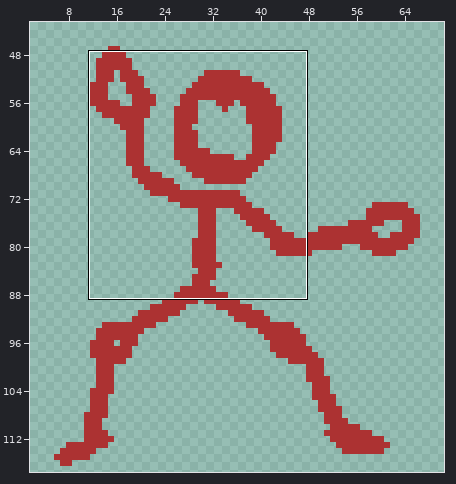
Two versions of one pixel-art file, WIP/prodigy.aseprite. Above: a wide view before the commit, with the close-up outlined.
Close-up. Before:
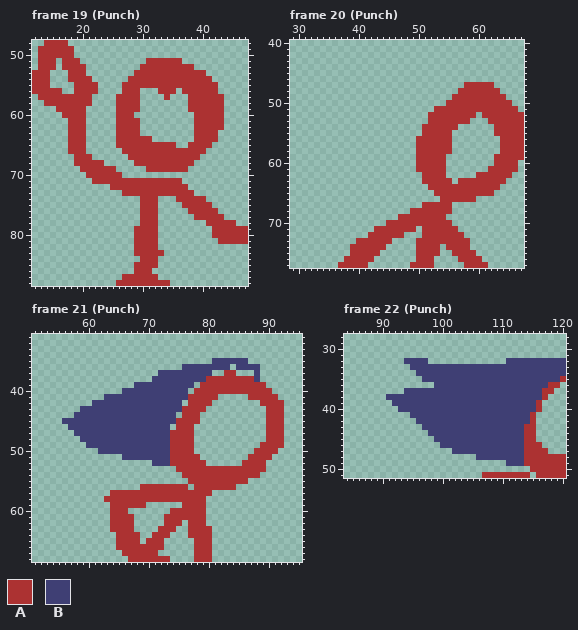
239x118 pixels, 37 frames. Colours within 5 levels of each other are drawn and written as one. Shown: frame 19 (Punch): x 12..47, y 48..88; frame 20 (Punch): x 29..67, y 40..77; frame 21 (Punch): x 51..95, y 31..68; frame 22 (Punch): x 84..120, y 28..51. The wide view leaves out empty margins. The commit also changed other frames or places, which this record leaves out.
Visible layers, top first: "Layer 10 Copy", "Layer 10", "Layer 9" opacity 57%, "Layer 11" opacity 55%, "Layer 8", "Layer 2", "Layer 1", "Layer 6", "Layer 3", "Layer 7", "Layer 4", "Layer 5", "Layer".
Palette (. is transparent): A #ac3232  B #3f3f74
Pixels before, frame 19 (Punch), first column x 12:
48 ..AAAA..............................
49 .AAAAAA.............................
50 .AAAAAA.............................
51 .AAA.AAA...........AAAAAA...........
52 .AAA.AAAA.........AAAAAAAAA.........
53 AAA...AAA........AAAAAAAAAAAA.......
54 AAA...AAAA......AAAAAAAAAAAAAA......
55 AAA....AAAA....AAAAAAAAAAAAAAAA.....
56 AAAAA..AAAA....AAA...AAA.AAAAAA.....
57 .AAAAAAAAA....AAAA....A...AAAAAA....
58 ..AAAAAAAA....AAAA........AAAAAA....
59 ....AAAAA.....AAAA........AAAAAA....
60 .....AAAA.....AAA..........AAAAA....
61 ......AAA.....AAAA.........AAAAA....
62 ......AAA.....AAAA.........AAAAA....
63 ......AAA.....AAAA.........AAAA.....
64 ......AAA.....AAAAAA.......AAAA.....
65 ......AAA.....AAAAAAAAAA..AAAA......
66 ......AAA......AAAAAAAAAAAAAA.......
67 .......AAA......AAAAAAAAAAAA........
68 .......AAAAA.....AAAAAAAAAA.........
69 ........AAAAAA.....AAAAAAA..........
70 .........AAAAAA.....................
71 ..........AAAAAAAAAAAAAAA...........
72 .............AAAAAAAAAAAAA..........
73 ...............AAAAAAAAAAAA.........
74 ..................AAA...AAAAA.......
75 ..................AAA....AAAAA......
76 ..................AAA.....AAAAA.....
77 ..................AAA......AAAAA....
78 ..................AAA........AAAAA..
79 .................AAAA.........AAAAAA
80 .................AAAA.........AAAAAA
81 .................AAAA..........AAAAA
82 .................AAAA...............
83 .................AAAAA..............
84 ..................AAA...............
85 .................AAAA...............
86 .................AAA................
87 ...............AAAAAA...............
88 ..............AAAAAAAAA.............
Pixels before, frame 20 (Punch), first column x 37:
47 .....................AAAAA.....
48 ....................AAAAAAA....
49 ...................AAAAAAAAA...
50 ..................AAAAAAAAAAA..
51 ................AAAAAAAAAAAAAA.
52 ...............AAAAAAAA.AAAAAAA
53 ...............AAAAAAA...AAAAAA
54 ..............AAAAAA......AAAAA
55 ..............AAAAA.......AAAAA
56 .............AAAAAA........AAAA
57 .............AAAAAA........AAAA
58 .............AAAAAA........AAAA
59 .............AAAAA........AAAAA
60 .............AAAAA........AAAA.
61 .............AAAAA.......AAAAA.
62 ..............AAAA.....AAAAAA..
63 ..............AAAAA.AAAAAAAA...
64 ...............AAAAAAAAAAAA....
65 ................AAAAAAAAAA.....
66 .................AAAAAA........
67 ..............AAAAA............
68 ............AAAAAAA............
69 ..........AAAAAAAA.............
70 ........AAAAAAAAAAA............
71 ......AAAAAAA.AAAAAA...........
72 .....AAAAAA...AAAAAAA..........
73 ...AAAAAA....AAAAAAAAA.........
74 ..AAAAAA.....AAAA.AAAA.........
75 ..AAAAA......AAAA..AAAA........
76 .AAAAA.......AAA....AAAA.......
77 AAAAA.......AAAA.....AAAA......
Pixels before, frame 21 (Punch), first column x 56:
35 .........................BBBBBB......
36 ....................BBBBBBBB.BBBB....
37 ................BBBBBBBBB..AA...B....
38 ...............BBBBBBBBBAAAAAAAAB....
39 ............BBBBBBBBBB.AAAAAAAAAAA...
40 ..........BBBBBBBBBBB.AAAAAAAAAAAAA..
41 .......BBBBBBBBBBBBBBAAAAA.....AAAAA.
42 .....BBBBBBBBBBBBBBB.AAAA........AAAA
43 ...BBBBBBBBBBBBBBBBBAAAA..........AAA
44 ..BBBBBBBBBBBBBBBBB.AAA...........AAA
45 BBBBBBBBBBBBBBBBBBBAAAA...........AAA
46 .BBBBBBBBBBBBBBBBB.AAA............AAA
47 ..BBBBBBBBBBBBBBBBAAAA............AAA
48 ...BBBBBBBBBBBBBBBAAAA............AAA
49 ....BBBBBBBBBBBBBBAAAA...........AAAA
50 ......BBBBBBBBBBBBAAAA..........AAAA.
51 ..........BBBBBBBBAAAAA........AAAA..
52 ...............BBBAAAAAA......AAAA...
53 ...................AAAAAAAAAAAAAAA...
54 ....................AAAAAAAAAAAAA....
55 .....................AAAAAAAAAA......
56 .............AAAAAAAA.AAAAAAA........
57 ........AAAAAAAAAAAAAAAAA............
58 .......AAAAAAAAAAAAAAAAA.............
59 ........AAAAAA......AAAA.............
60 ........AAA.......AAAAAA.............
61 ........AAAA.....AAAAAAA.............
62 ........AAAA.....AAA.AAA.............
63 ........AAAA....AAA..AAAA............
64 .........AAAA..AAA...AAAA............
65 .........AAAA.AAA.....AAA............
66 .........AAAAAAAA.....AAA............
67 ..........AAAAAA......AAA............
68 ...........AAAAAAA....AAA............
Pixels before, frame 22 (Punch), first column x 91:
32 ...BBBB.............BBBBBBBBBB
33 ....BBBBBBBBBBBBBBBBBBBBBBBBBB
34 .....BBBBBBBBBBBBBBBBBBBBBBBBB
35 ......BBBBBBBBBBBBBBBBBBBBBBBA
36 ........BBBBBBBBBBBBBBBBBBBAA.
37 ...BBBBBBBBBBBBBBBBBBBBBBBAA..
38 BBBBBBBBBBBBBBBBBBBBBBBBBBA...
39 .BBBBBBBBBBBBBBBBBBBBBBBBA....
40 ..BBBBBBBBBBBBBBBBBBBBBBBA....
41 ....BBBBBBBBBBBBBBBBBBBBA.....
42 .....BBBBBBBBBBBBBBBBBBBA.....
43 ......BBBBBBBBBBBBBBBBBAA.....
44 .......BBBBBBBBBBBBBBBBAA.....
45 ........BBBBBBBBBBBBBBBAA.....
46 .........BBBBBBBBBBBBBBAAA....
47 ...........BBBBBBBBBBBBAAAA...
48 ...............BBBBBBBBAAAAAAA
49 ....................BBBAAAAAAA
50 ........................AAAAAA
51 ................AAAAAAAA.AAAAA
Once edited:
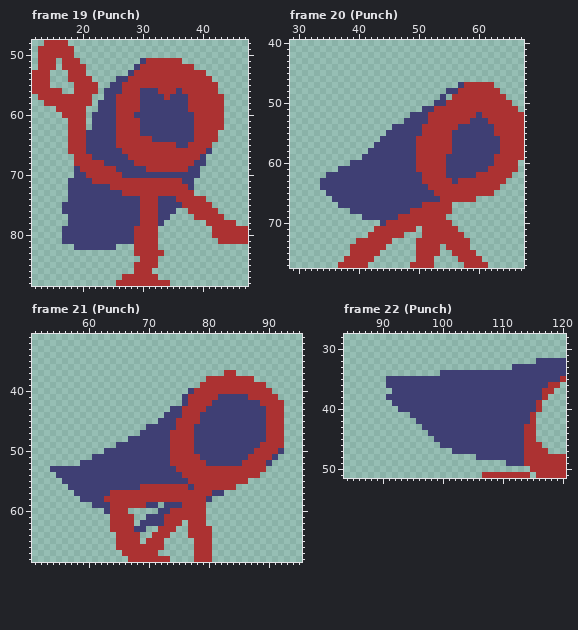
The commit says: Prodigy Strike VFX
Change:
layer "Layer 12" added
Changed rows in their new state; - is an unchanged pixel.
Frame 19 (Punch), layer "Layer 12":
first column x 17:
51 -------------B-----------
52 ------------B------------
53 -----------B-------------
54 ---------BB--------------
55 --------BB---------------
56 -------BBB---BBB---B-----
57 -------BB----BBBB-BBB----
58 ------BBB----BBBBBBBB----
59 ------BBB----BBBBBBBB----
60 -----BBBB---BBBBBBBBBB---
61 -----BBBB----BBBBBBBBB---
62 -----BBBB----BBBBBBBBB---
63 ----BBBBB----BBBBBBBBB---
64 ----BBBBB------BBBBBBB---
65 ----BBBBB----------BB----
66 ----BBBBBB--------------B
67 -----BBBBBB------------B-
68 -------BBBBB----------BB-
69 --B------BBBBB-------BB--
70 --BB------BBBBBBBBBBBBB--
71 -BBBB---------------BB---
72 -BBBBBBB-------------B---
73 -BBBBBBBBB---------------
74 -BBBBBBBBBBBB---BBB------
75 BBBBBBBBBBBBB---BBBB-----
76 BBBBBBBBBBBBB---BBB------
77 -BBBBBBBBBBBB---BB-------
78 -BBBBBBBBBBBB---B--------
79 BBBBBBBBBBBB-------------
80 BBBBBBBBBBBB-------------
81 BBBBBBBBBBBB-------------
82 --BBBBBBB----------------
Frame 20 (Punch), layer "Layer 12":
first column x 34:
47 -----------------------B------
48 ---------------------BB-------
49 --------------------B---------
50 -------------------BB---------
51 -----------------BB-----------
52 ---------------BBB--------B---
53 --------------BBBB-------BBB--
54 ------------BBBBB------BBBBBB-
55 -----------BBBBBB-----BBBBBBB-
56 ----------BBBBBB------BBBBBBBB
57 ---------BBBBBBB------BBBBBBBB
58 --------BBBBBBBB------BBBBBBBB
59 -------BBBBBBBBB-----BBBBBBBB-
60 -----BBBBBBBBBBB-----BBBBBBBB-
61 ---BBBBBBBBBBBBB-----BBBBBBB--
62 -BBBBBBBBBBBBBBBB----BBBBB----
63 BBBBBBBBBBBBBBBBB-----B-------
64 BBBBBBBBBBBBBBBBBB------------
65 -BBBBBBBBBBBBBBBBBB-----------
66 --BBBBBBBBBBBBBBBBBB----------
67 ---BBBBBBBBBBBBBB-------------
68 -----BBBBBBBBBB---------------
69 -------BBBBBB-----------------
70 ----------B-------------------
Frame 21 (Punch), layers "Layer 8", "Layer 12":
first column x 54:
35 ---------------------------......------
36 ----------------------........-....----
37 ------------------.........-------.----
38 -----------------.........--------.----
39 --------------..........---------------
40 ------------...........B---------------
41 ---------.............------BBBBB------
42 -------...............B----BBBBBBBB----
43 -----...............------BBBBBBBBBB---
44 ----...............--B---BBBBBBBBBBB---
45 --................-------BBBBBBBBBBB---
46 ---.............----B---BBBBBBBBBBBB---
47 ----...........---------BBBBBBBBBBBB---
48 -----........-----------BBBBBBBBBBBB---
49 ------.....-------------BBBBBBBBBBB----
50 --------.---------------BBBBBBBBBB----B
51 -------BBBBB-------------BBBBBBBB----B-
52 -----BBBBBBBBBBBB---------BBBBBB----B--
53 BBBBBBBBBBBBBBBBBBBBB------------------
54 -BBBBBBBBBBBBBBBBBBBBB-----------------
55 --BBBBBBBBBBBBBBBBBBBBB----------------
56 ---BBBBBBBBBBBB--------B---------------
57 ----BBBBBB-----------------BB----------
58 -----BBBB-----------------B------------
59 -------BBB------BB-BBB-----------------
60 ---------B--------BB-------------------
61 ----------------BBB--------------------
62 ---------------BBBB--------------------
63 --------------BB-----------------------
Frame 22 (Punch), layers "Layer 8", "Layer 12":
first column x 91:
32 ---....-------------.....
33 ----.................----
34 -----....----------------
35 BBBBBB-------------------
36 BBBBBBBB-----------------
37 -BB----------------------
Changed places in both close-ups, as pixel boxes (x1, y1, x2, y2):
added: (62, 58, 212, 250)
added: (320, 82, 500, 226)
changed: (50, 358, 284, 532)
changed: (386, 358, 536, 394)
